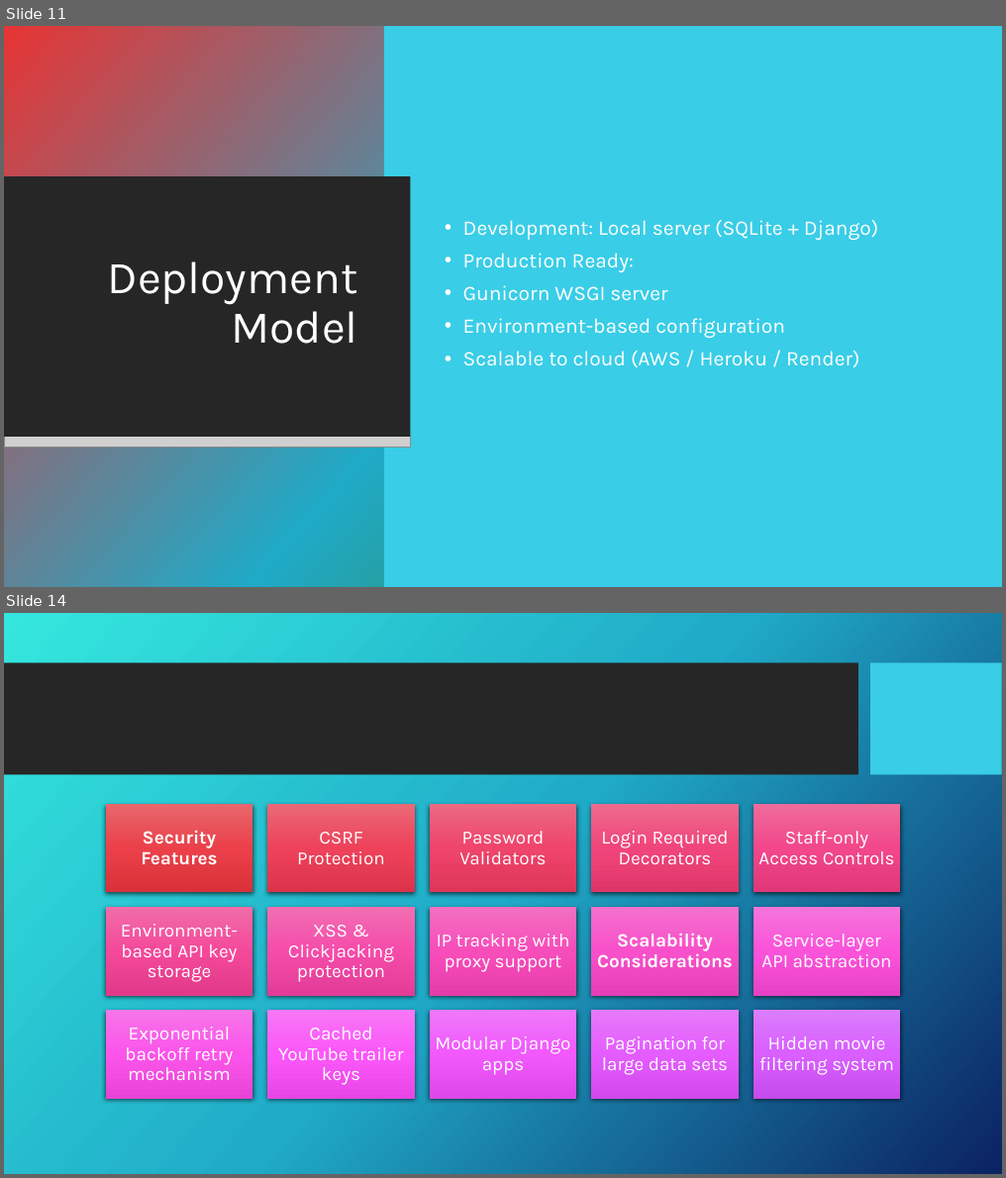
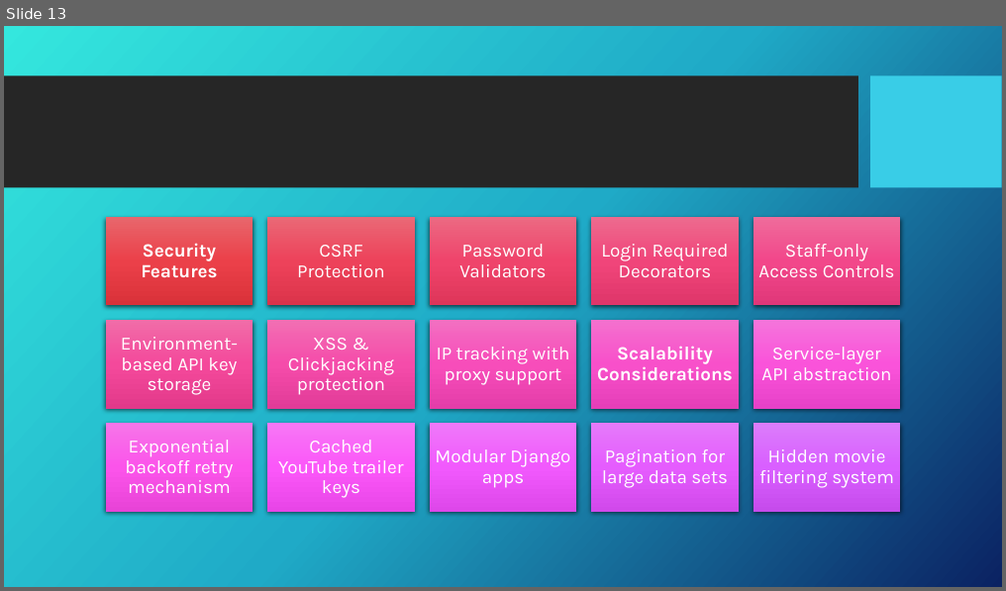
Before and after one commit to Akhandbhadouria/streaming-platforms-, a slide deck: PPTdjango.pptx. Shown one above the other, each under a label of ours: slides 11 and 14 before the commit, slide 13 after it; the slides between them are not shown. The pictures are 1006x1178 and 1006x591 pixels, drawn with LibreOffice and Linux fonts; fonts in the diff are those of the drawing; grey boxes stand for pictures; background and template pictures are left out. Boxes give left, top, right and bottom in pixels: in the first picture for what was removed or moved away, otherwise in the second. Text is boxed around its words. In the diff, an @@ line names an element or a change of style, - is before the commit and + after.

```diff
--- a/PPTdjango.pptx
+++ b/PPTdjango.pptx
@@ slide 11 removed at bbox=[4, 26, 1002, 587], background picture (left out); not listed: 2 template elements that a slide beside it also shows @@
@@ rectangle removed at bbox=[4, 26, 1002, 587] @@
@@ rectangle removed at bbox=[384, 26, 1002, 587] @@
@@ rectangle removed at bbox=[4, 176, 411, 437] @@
@@ text removed at bbox=[463, 220, 879, 368] @@
-• Development: Local server (SQLite + Django)
-• Production Ready:
-• Gunicorn WSGI server
-• Environment-based configuration
-• Scalable to cloud (AWS / Heroku / Render)
@@ title removed at bbox=[108, 262, 358, 344] @@
-Deployment Model
@@ picture removed at bbox=[4, 436, 411, 448] @@
@@ what was slide 14 is now slide 13 @@
```
Also in this commit, not shown: 16 slides changed.
